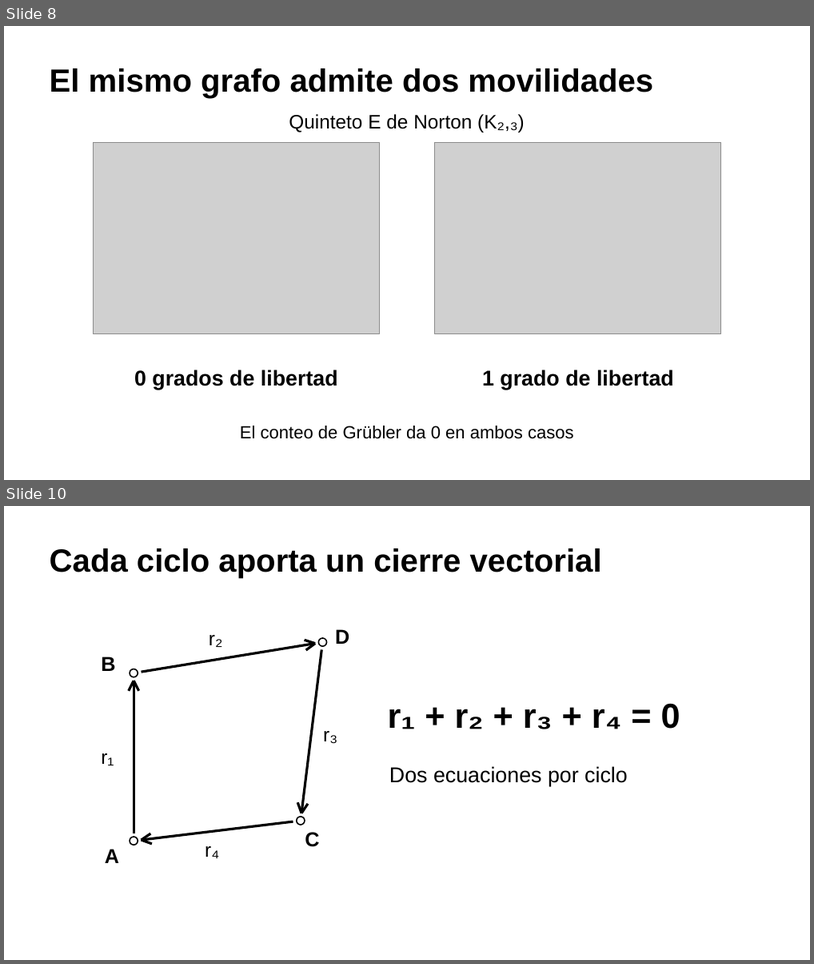
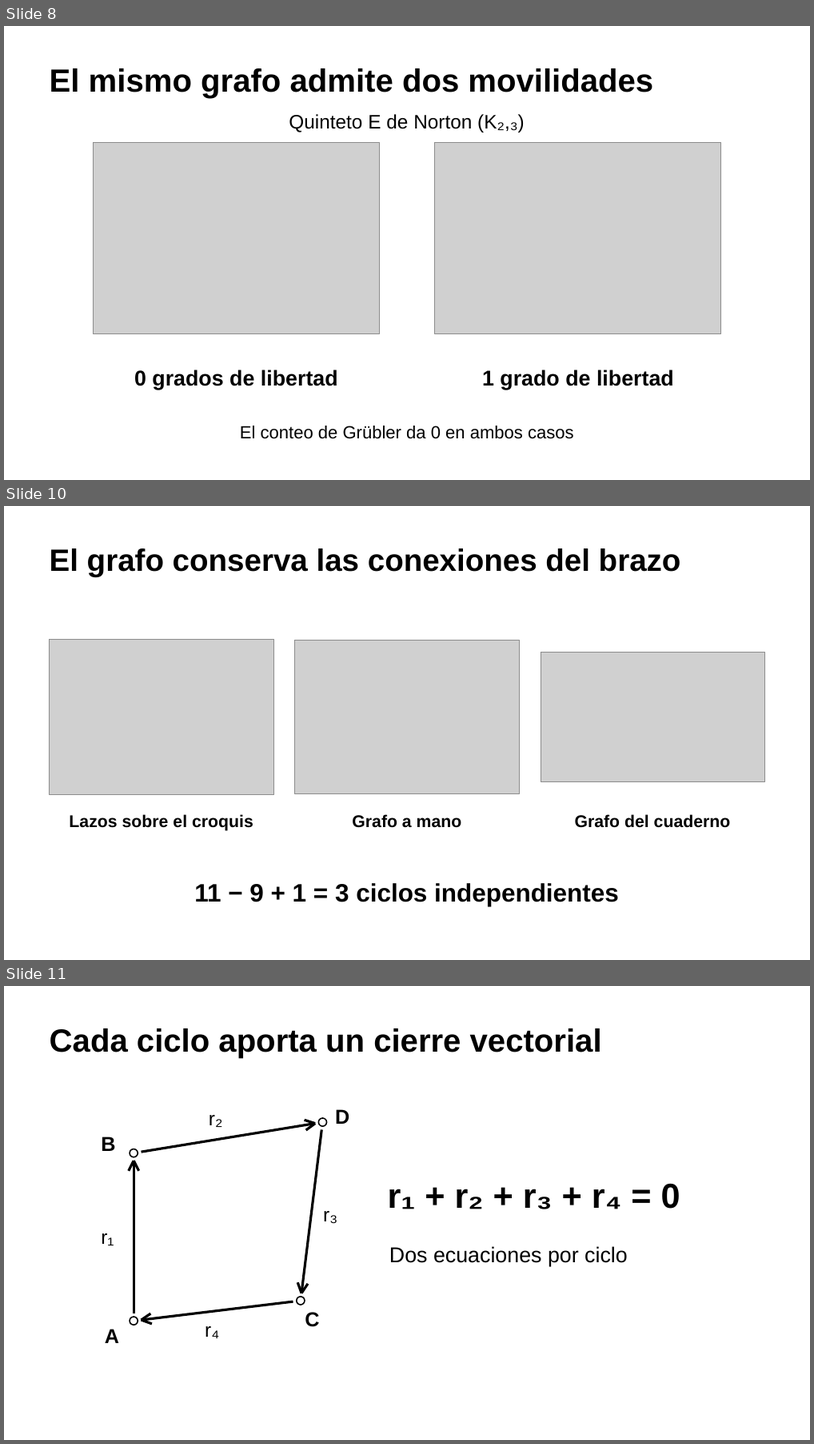
Before and after one commit to LuigiToby/grafos-mecanicos, a slide deck: presentacion/Grafos_Mecanicos.pptx. Shown one above the other, each under a label of ours: slides 8 and 10 before the commit, slides 8, 10 and 11 after it; the slides between them are not shown. The pictures are 814x964 and 814x1444 pixels, drawn with LibreOffice and Linux fonts; fonts in the diff are those of the drawing; grey boxes stand for pictures. Boxes give left, top, right and bottom in pixels: in the first picture for what was removed or moved away, otherwise in the second. Text is boxed around its words. In the diff, an @@ line names an element or a change of style, - is before the commit and + after.

```diff
--- a/presentacion/Grafos_Mecanicos.pptx
+++ b/presentacion/Grafos_Mecanicos.pptx
@@ slide 10 added at (4, 506, 810, 960), background #FFFFFF @@
@@ text added at (50, 548, 682, 577), 36.8 pt, text #000000, bold @@
+El grafo conserva las conexiones del brazo
@@ picture added at (50, 640, 274, 795) @@
@@ picture added at (295, 640, 519, 794) @@
@@ picture added at (541, 652, 766, 782) @@
@@ text added at (69, 814, 254, 831), 20.2 pt, text #000000, bold @@
+Lazos sobre el croquis
@@ text added at (352, 814, 462, 828), 20.2 pt, text #000000, bold @@
+Grafo a mano
@@ text added at (575, 814, 731, 828), 20.2 pt, text #000000, bold @@
+Grafo del cuaderno
@@ text added at (194, 883, 619, 906), 30 pt, text #000000, bold @@
+11 − 9 + 1 = 3 ciclos independientes
@@ what was slide 10 is now slide 11 @@
```
Also in this commit, not shown: 3 other slides added, 2 slides removed, 1 other file.
